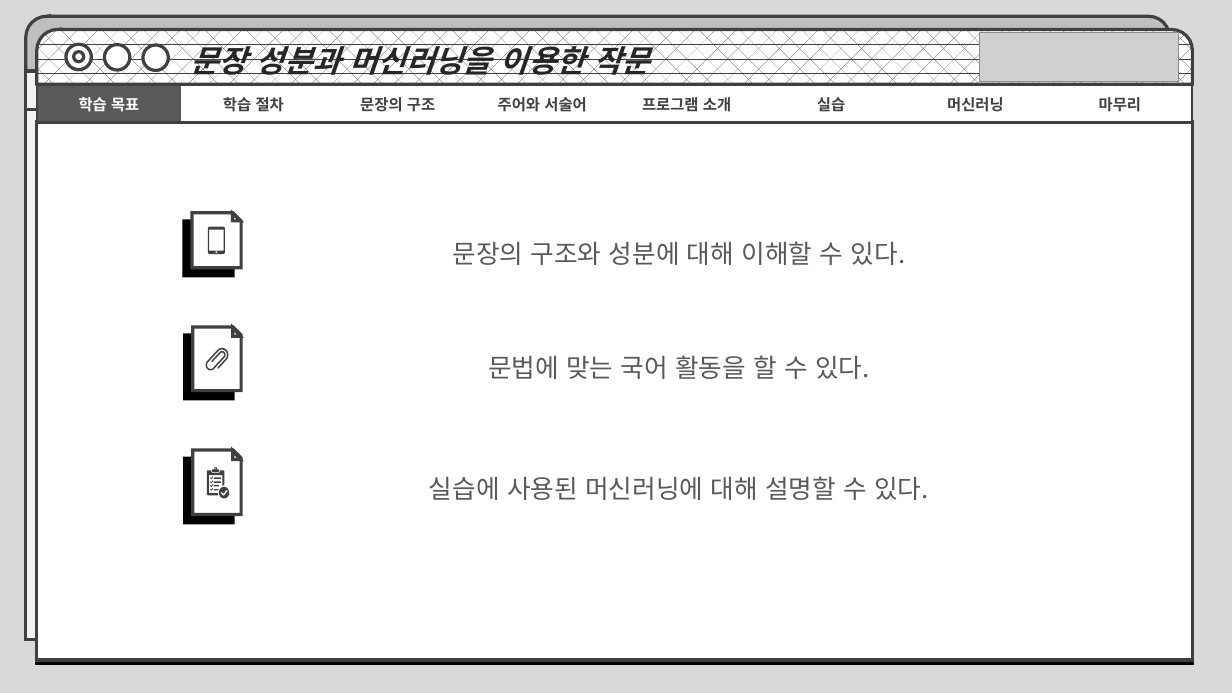
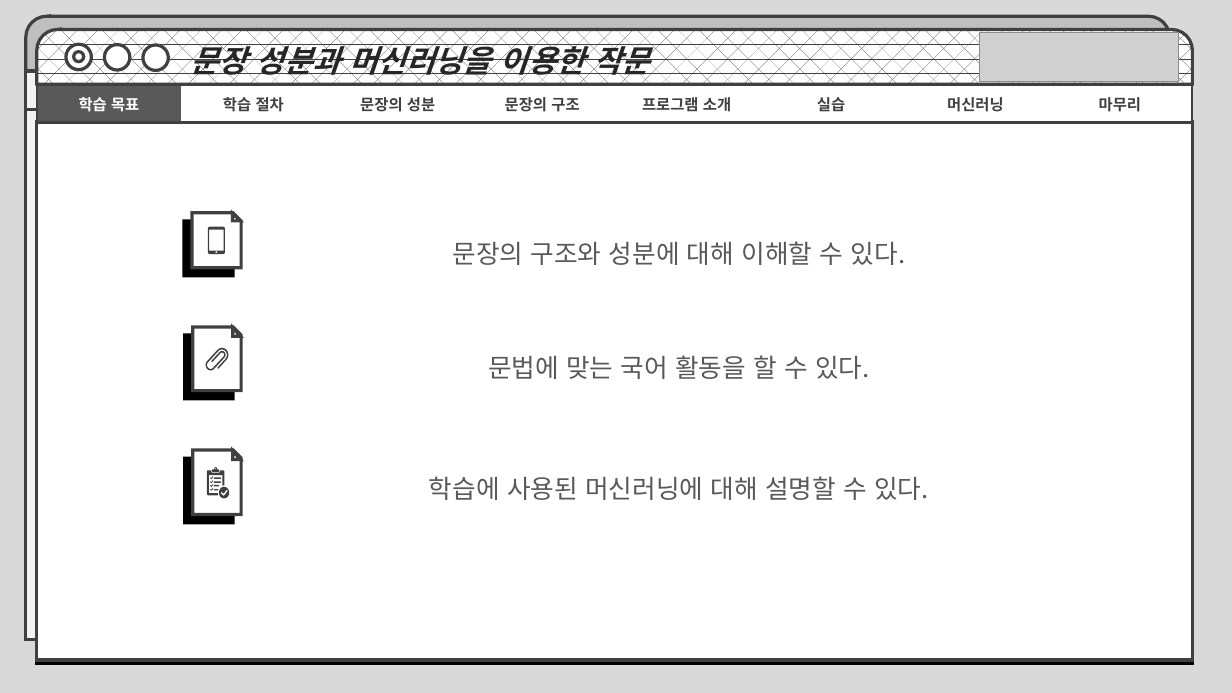
Before and after one commit to MachineLearningPython/E.Korean-Subject-and-Predicate, a slide deck: slide 2 of 문장의 성분과 머신러닝을 통한 작문.pptx. Drawn at 1232x693 pixels with LibreOffice and Linux fonts; fonts in the diff are those of the drawing; grey boxes stand for pictures. Boxes give left, top, right and bottom in pixels: in the first picture for what was removed or moved away, otherwise in the second. Text is boxed around its words. In the diff, an @@ line names an element or a change of style, - is before the commit and + after.

```diff
--- a/문장의 성분과 머신러닝을 통한 작문.pptx
+++ b/문장의 성분과 머신러닝을 통한 작문.pptx
@@ table at (37, 85, 1190, 123) @@
-row 1, column 3: 문장의 구조
+row 1, column 3: 문장의 성분
-row 1, column 4: 주어와 서술어
+row 1, column 4: 문장의 구조
@@ text at (429, 476, 929, 500): text changed @@
-실습에 사용된 머신러닝에 대해 설명할 수 있다.
+학습에 사용된 머신러닝에 대해 설명할 수 있다.
```
Also in this commit, not shown: 17 other slides changed, 4 slides added, 1 other file.
